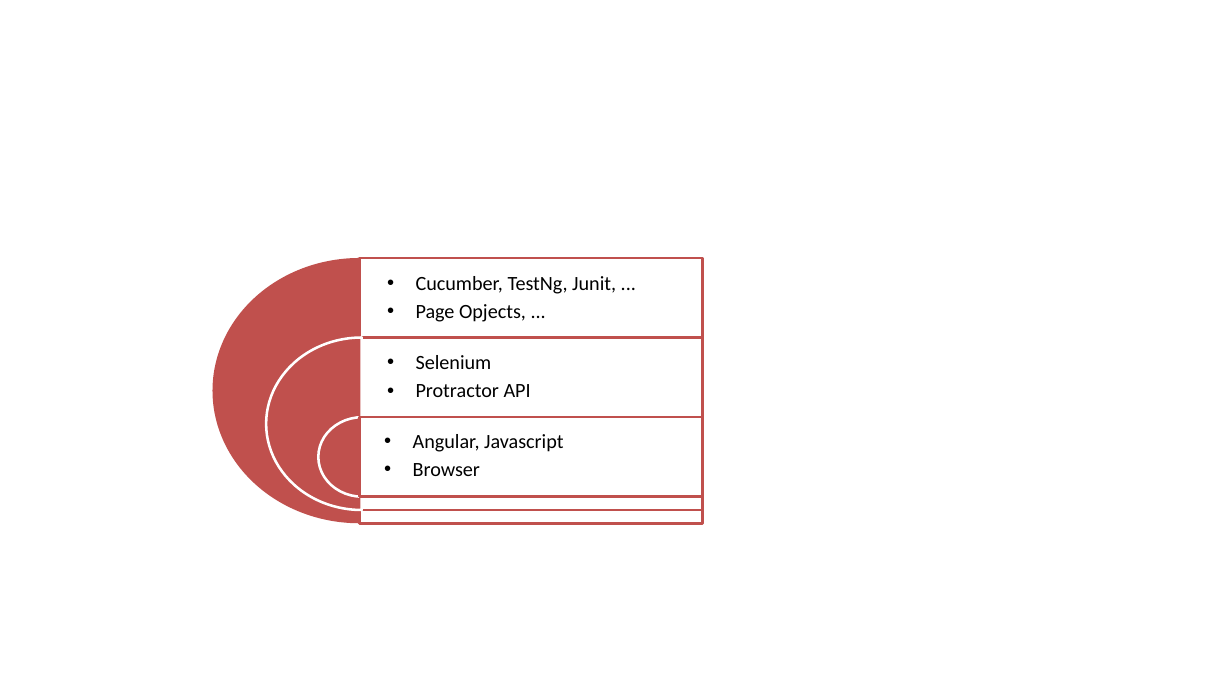
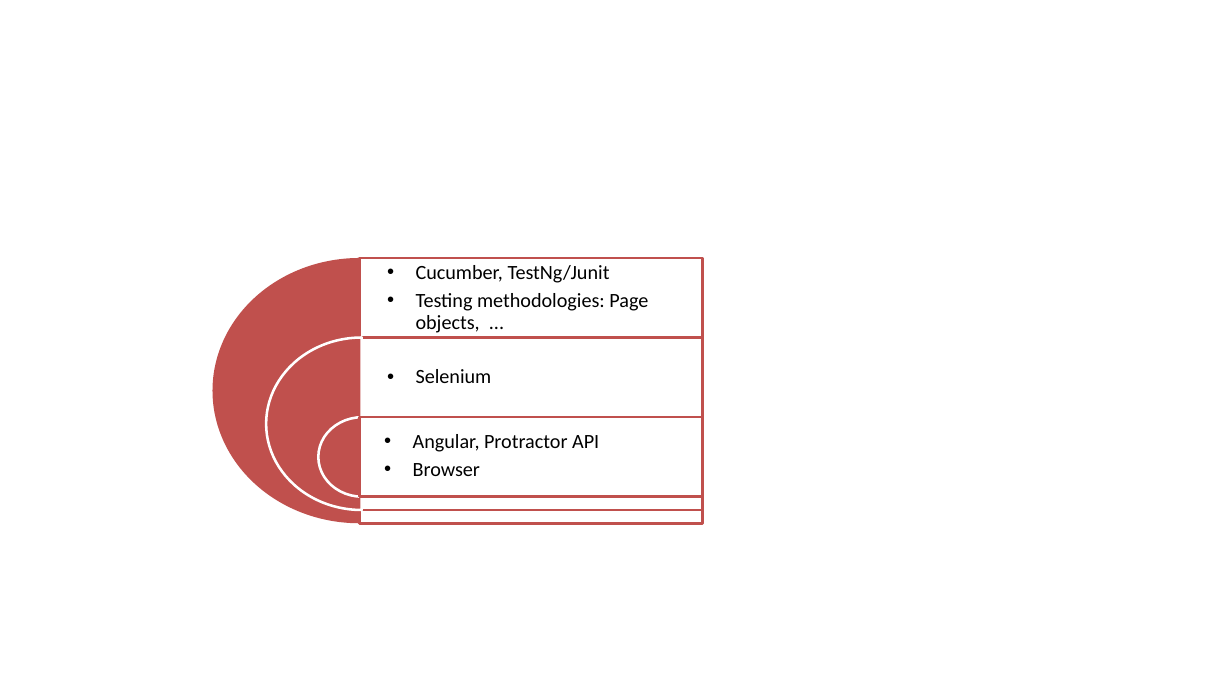
Before and after one commit to sergueik/selenium_java, a slide deck: slide 6 of protractor/protractor.odp (slide 7 before the commit). Drawn at 1232x695 pixels with LibreOffice and Linux fonts; fonts in the diff are those of the drawing; background and template pictures are left out. Boxes give left, top, right and bottom in pixels: in the first picture for what was removed or moved away, otherwise in the second. Text is boxed around its words. In the diff, an @@ line names an element or a change of style, - is before the commit and + after.

```diff
--- a/protractor/protractor.odp
+++ b/protractor/protractor.odp
@@ text in free at (416, 265, 648, 333): text changed @@
-  • Cucumber, TestNg, Junit, ...
-  • Page Opjects, ...
+  • Cucumber, TestNg/Junit
+  • Testing methodologies: Page objects, ...
@@ text in free at (416, 384, 531, 397): paragraph removed @@
-  • Protractor API
@@ text in free at (413, 434, 599, 452): text changed @@
-  • Angular, Javascript
+  • Angular, Protractor API
```
Also in this commit, not shown: 11 other slides changed, 6 slides added, 1 slide removed.
